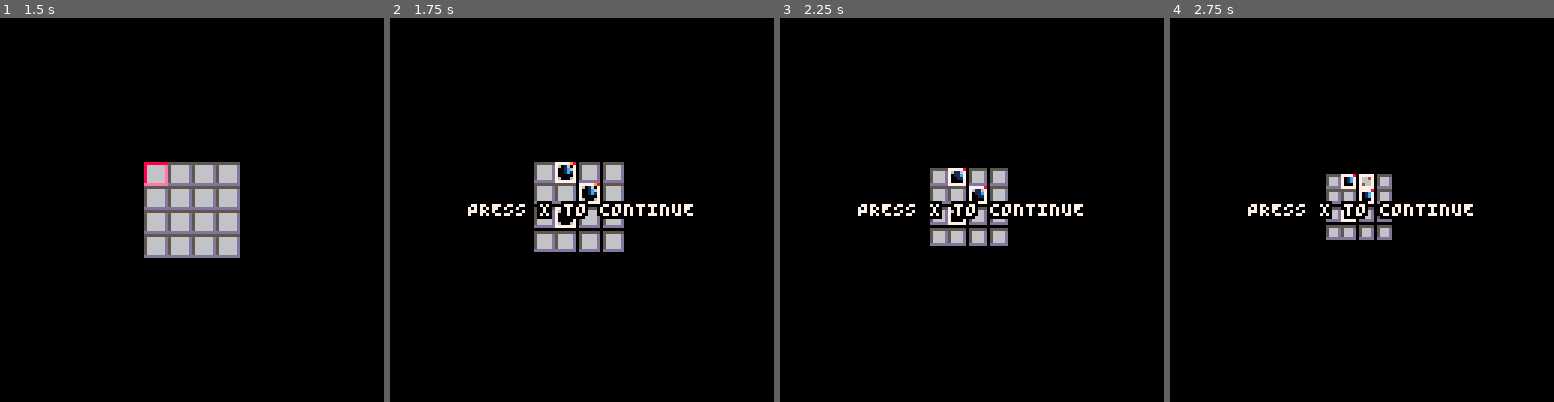
Above: before the commit, frames 1-4 (left to right).
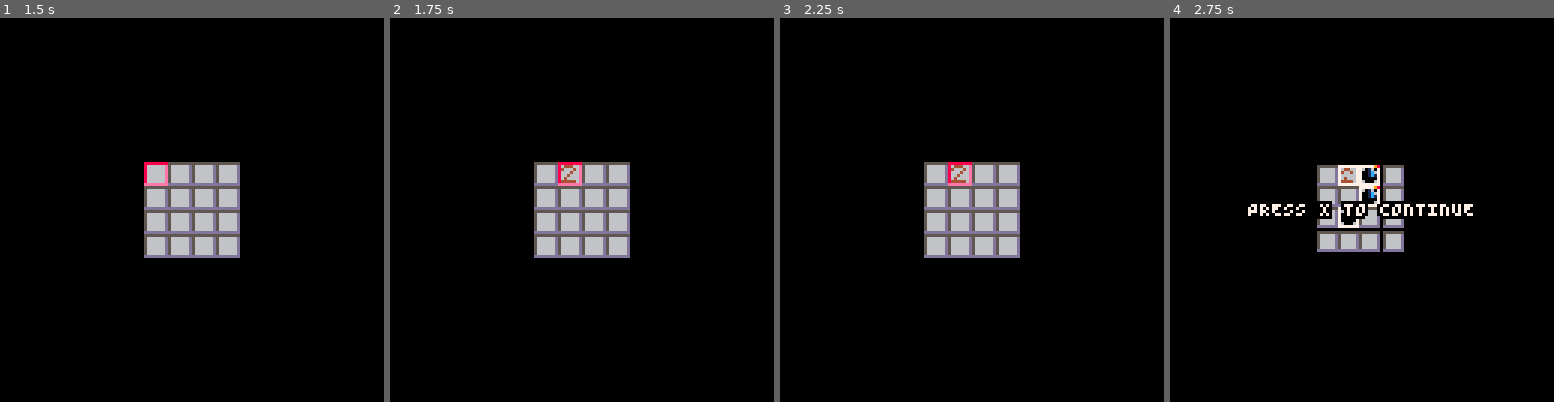
Above: after the commit, the same moments.

Repository: gabrielsson/pico-8-carts
Game: PICO-8 cartridge minesweeper.p8
Same seed, same stepped clock (60 frames per second), same inputs: the game is played once before the commit and once after it.
Inputs:
- Up to frame 1 (1.5 s): tap X (X key) at 0.33, 1.07 s; tap O (Z key) at 0.7 s
- Up to frame 2 (1.75 s): hold Right from 1.6 s (still down); tap O (Z key) at 1.7 s
- Up to frame 3 (2.25 s): tap X (X key) at 1.85 s; release Right at 2.1 s; tap O (Z key) at 2.1 s; hold Up from 2.15 s (still down)
- Up to frame 4 (2.75 s): release Up at 2.42 s; hold Right from 2.47 s (still down); tap O (Z key) at 2.5 s

Frame 1 is identical in both runs. In frame 2, 5.0% of the frame differs, in the area x 20-79%, y 37-63%; in frame 3, 5.5%; in frame 4, 3.7%.

Commit message:
Make sure first open is empty

Diff:
--- a/minesweeper.p8
+++ b/minesweeper.p8
@@ -19,6 +19,7 @@
 message = ""
 finished = false
 finishedZoomOut = true
+setup = false
 
 function _init()
   palt(0, false)
@@ -34,20 +35,19 @@
         board.cells[i][j].surroundingMines = 0
     end
   end
-
-  _setupMines()
-  _calculateMines()
 end
 
 -- Randomly distribute the requested number of mines
 -- around the game board
-function _setupMines()
+function _setupMines(fx, fy)
   placedMines = 0
 
   while (placedMines < numberOfMines) do
     x = flr(rnd(board.x))
     y = flr(rnd(board.y))
-    if (board.cells[x][y].type != MINE) then
+    -- make sure first click is free
+
+    if (board.cells[x][y].type != MINE and (x < fx - 1 or x > fx + 1 or y < fy - 1 or y > fy + 1)) then
       board.cells[x][y].type = MINE
       placedMines += 1
     end
@@ -109,6 +109,11 @@
 end
 
 function openCell(x, y)
+  if (not setup) then
+    _setupMines(x,y)
+    _calculateMines()
+    setup = true
+  end
   cell = board.cells[x][y]
   printh("Open cell "..tostr(x)..","..tostr(y))
   -- Force open cells
